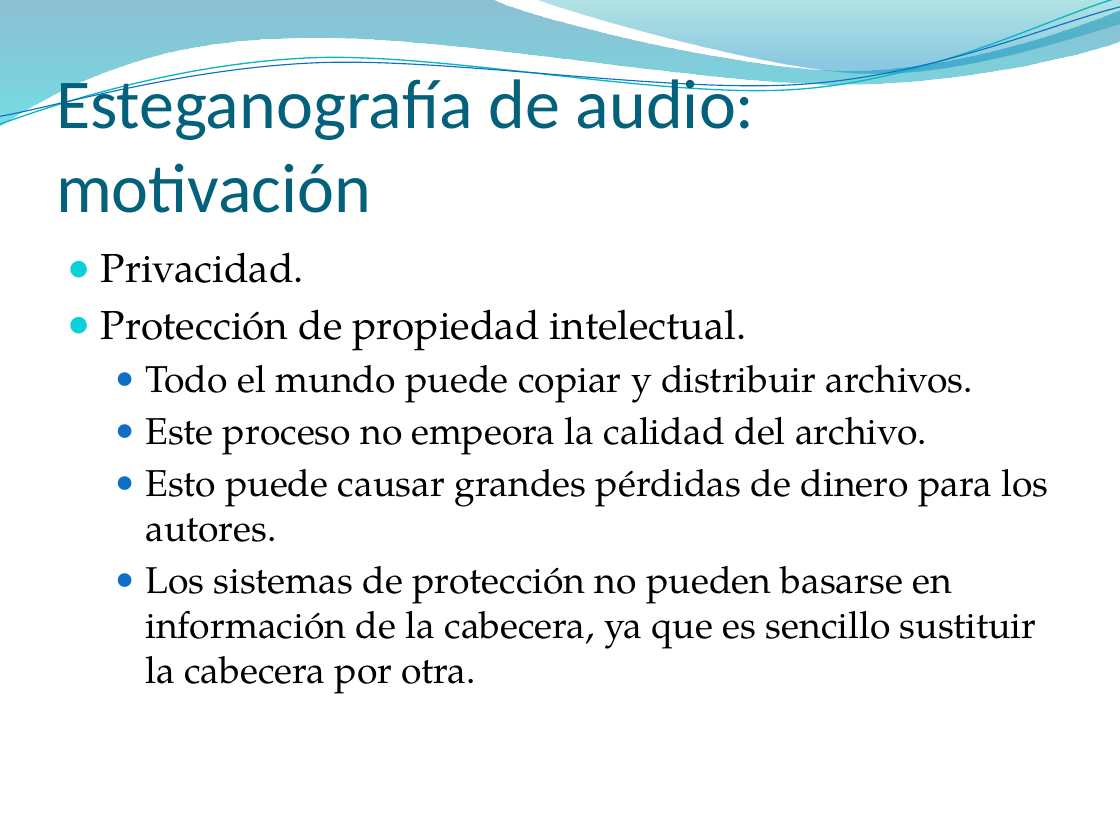
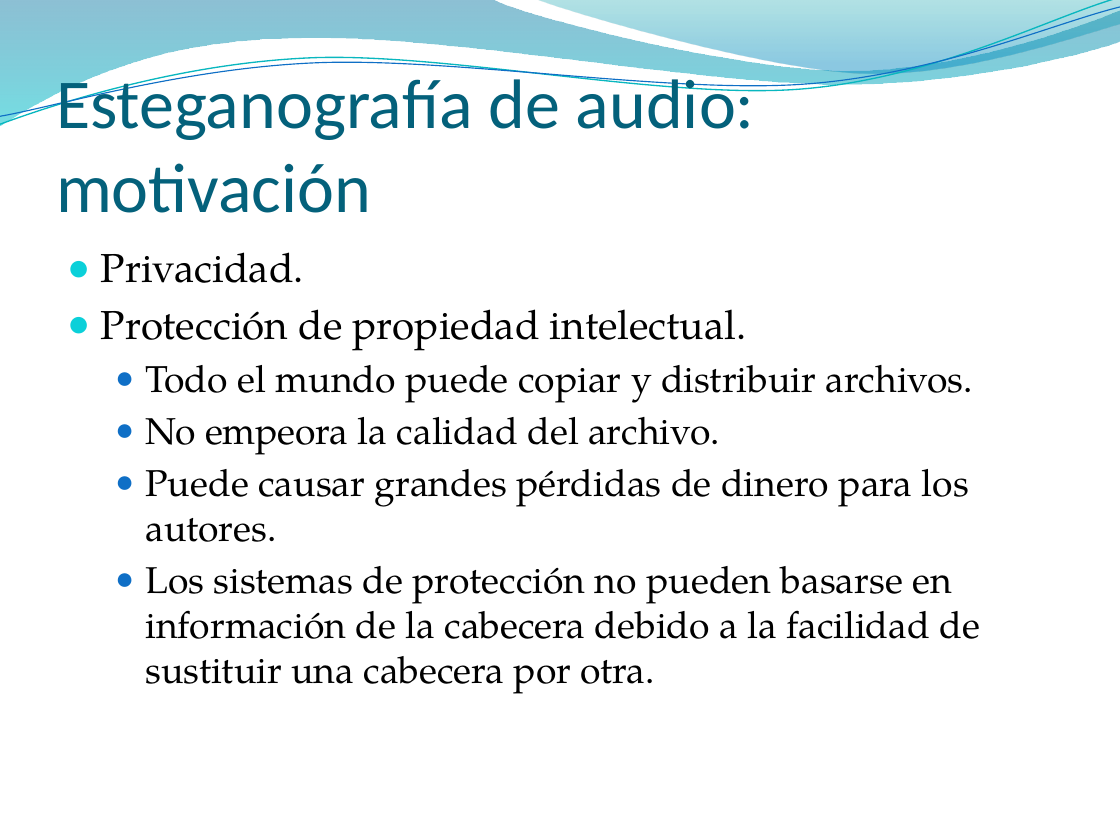
Before and after one commit to pasruiben/esteganografia-criptografia, a slide deck: slide 14 of doc/Ocultar datos en archivos de sonido.pptx (slide 12 before the commit). Drawn at 1120x840 pixels with LibreOffice and Linux fonts; fonts in the diff are those of the drawing; background and template pictures are left out. Boxes give left, top, right and bottom in pixels: in the first picture for what was removed or moved away, otherwise in the second. Text is boxed around its words. In the diff, an @@ line names an element or a change of style, - is before the commit and + after.

```diff
--- a/doc/Ocultar datos en archivos de sonido.pptx
+++ b/doc/Ocultar datos en archivos de sonido.pptx
@@ text at (145, 417, 981, 694): text changed @@
-  ● Este proceso no empeora la calidad del archivo.
-  ● Esto puede causar grandes pérdidas de dinero para los autores.
-  ● Los sistemas de protección no pueden basarse en información de la cabecera, ya que es sencillo sustituir la cabecera por otra.
+  ● No empeora la calidad del archivo.
+  ● Puede causar grandes pérdidas de dinero para los autores.
+  ● Los sistemas de protección no pueden basarse en información de la cabecera debido a la facilidad de sustituir una cabecera por otra.
```
Also in this commit, not shown: 6 other slides changed, 12 slides added, 2 slides removed.
